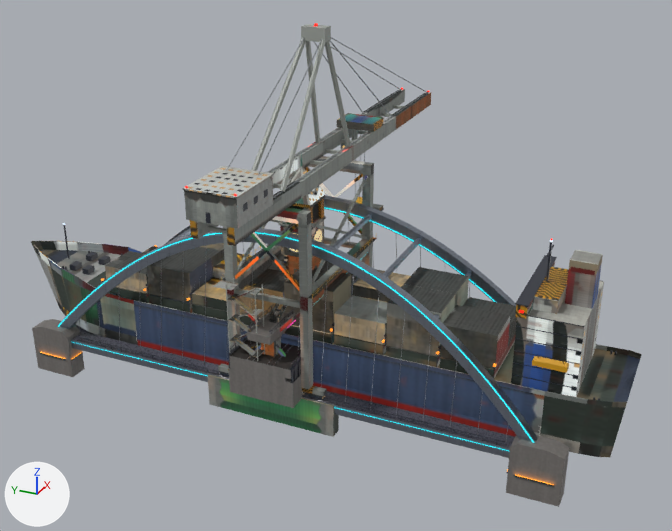
Renders of the Blender file assets-src/neon-landmarks/neon-landmarks.blend from each side of a commit.
Both versions are drawn from a 50 mm camera at (-176.0, -87.6, 112.9) aimed at (13.8, -2.2, 18.0). The lights are fixed; the arrows at lower left show +X, +Y and +Z. The older version comes first. Objects named as collision shapes, trigger or cutter boxes, shadow casters or lower levels of detail are left out.

The first picture shows 'boulevard_footbridge_lod0', 'canal_arch_lod0', 'cargo_ship_lod0', 'clock_tower_lod0', 'harbour_gantry_lod0', 'rail_portal_lod0' and 1 more.
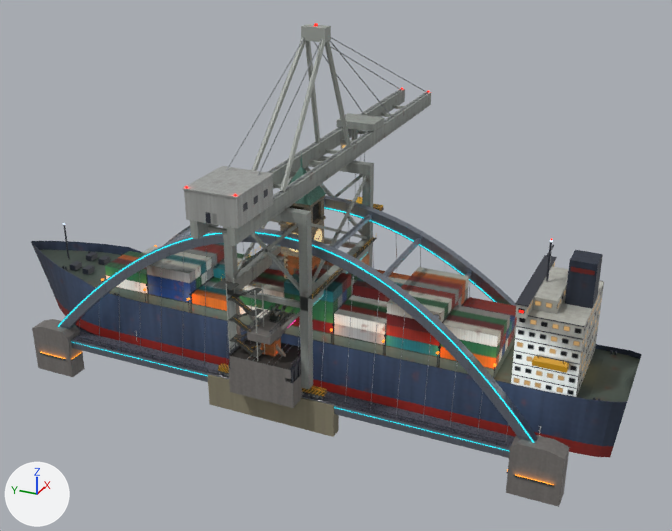
Pixel boxes (x1, y1, x2, y2) of what changed, in the pictures (672 x 531 px):
part 1 of me_harbour_gantry_lod0, surface changed: (182, 89, 431, 437) in both
part 2 of me_cargo_ship_lod0, reshaped: before (109, 287, 493, 370); after (105, 243, 510, 369)
part 3 of me_cargo_ship_lod0, surface changed: (31, 241, 641, 457) in both
part 4 of me_clock_tower_lod0, surface changed: (279, 166, 326, 279) in both

What the commit changed:
me_harbour_gantry_lod0 has 2336 vertices, 3030 faces and spans x -38.2..74.0, y -16.0..16.0, z -8.0..77.0.
me_harbour_gantry_lod0 is used by ob_harbour_gantry_lod0; parent ob_harbour_gantry; location (0.0, 0.0, 0.0).
me_harbour_gantry_lod0 part 1: texture (UV) coordinates of 1052 of 3030 faces, centred in x -38.2..74.0, y -16.0..16.0, z -5.3..53.9, changed; they spanned u 0.0..1.0, v 0.0..0.95 and now span u 0.0..0.98, v 0.0..0.95.
me_cargo_ship_lod0 is used by ob_cargo_ship_lod0; parent ob_cargo_ship; location (0.0, 0.0, 0.0).
me_cargo_ship_lod0 had 2969 vertices, 3224 faces and spanned x -13.0..13.0, y -76.0..81.0, z -3.0..40.0.
me_cargo_ship_lod0 now has 3263 vertices, 3306 faces and spans x -13.0..13.0, y -76.0..81.0, z -3.0..40.0.
me_cargo_ship_lod0 part 2: 12 vertices moved within x -10.0, y -37.0..37.0, z 13.0; 294 vertices added at x -10.0..10.0, y -49.0..49.0, z 13.0..23.0.
me_cargo_ship_lod0 part 3: 416 kept faces spanning x -13.0..13.0, y -76.0..81.0, z -3.0..37.0 get new texture (UV) coordinates.
me_clock_tower_lod0 has 2937 vertices, 3220 faces and spans x -5.3..5.3, y -5.3..5.3, z 0.0..50.5.
me_clock_tower_lod0 is used by ob_clock_tower_lod0; parent ob_clock_tower; location (0.0, 0.0, 0.0).
me_clock_tower_lod0 part 4: texture (UV) coordinates of 1736 of 3220 faces, centred in x -4.6..4.6, y -4.6..4.6, z 0.8..42.6, changed; they spanned u 0.0..0.98, v 0.0..0.95 and now span u 0.0..0.98, v 0.0..0.95.
